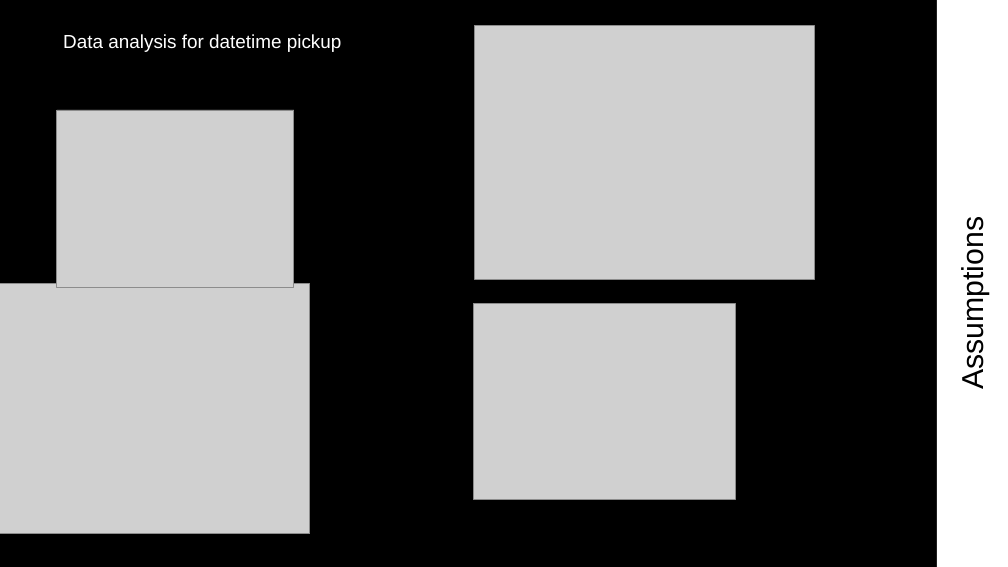
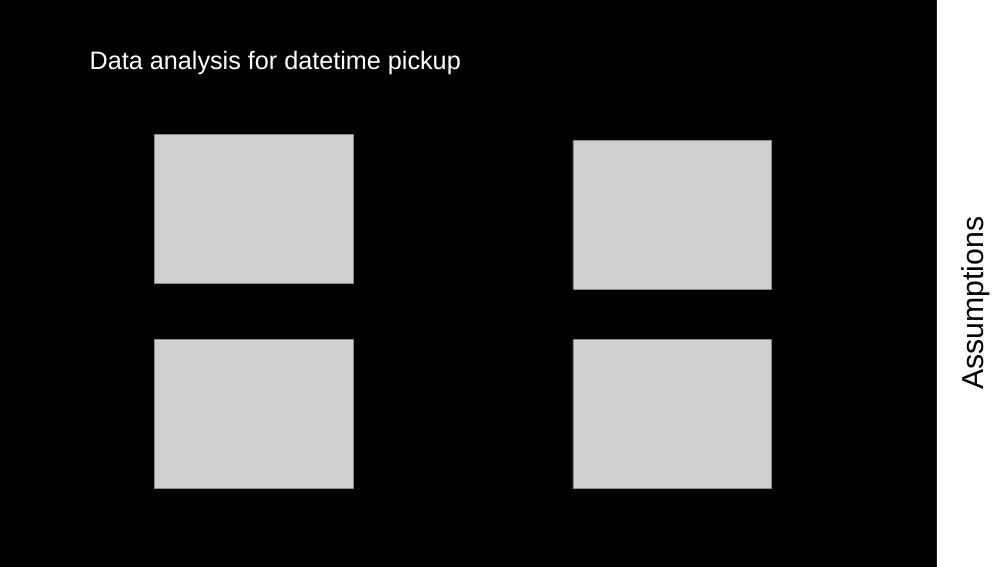
Before and after one commit to PepeZuco/uber_assessment, a slide deck: slide 4 of PowerPoint/Updated_Presentation_Uber.pptx. Drawn at 1008x567 pixels with LibreOffice and Linux fonts; fonts in the diff are those of the drawing; grey boxes stand for pictures. Boxes give left, top, right and bottom in pixels: in the first picture for what was removed or moved away, otherwise in the second. Text is boxed around its words. In the diff, an @@ line names an element or a change of style, - is before the commit and + after.

```diff
--- a/PowerPoint/Updated_Presentation_Uber.pptx
+++ b/PowerPoint/Updated_Presentation_Uber.pptx
@@ text "Data analysis for datetime pickup": place and size @@
-text "Data analysis for datetime pickup" at [63, 34, 342, 52]
+text "Data analysis for datetime pickup" at [90, 50, 461, 74]
@@ text "Data analysis for datetime pickup" at [90, 50, 461, 74]: size 18 to 24 pt @@
@@ picture: place and size @@
-picture at [473, 303, 735, 500]
+picture at [154, 135, 352, 284]
@@ picture: place and size @@
-picture at [0, 284, 310, 534]
+picture at [573, 140, 771, 289]
@@ picture: place and size @@
-picture at [57, 110, 294, 287]
+picture at [154, 340, 352, 489]
@@ picture: place and size @@
-picture at [475, 25, 814, 279]
+picture at [573, 340, 771, 489]
```
Also in this commit, not shown: 3 other slides changed, 7 slides added, 5 other files.
